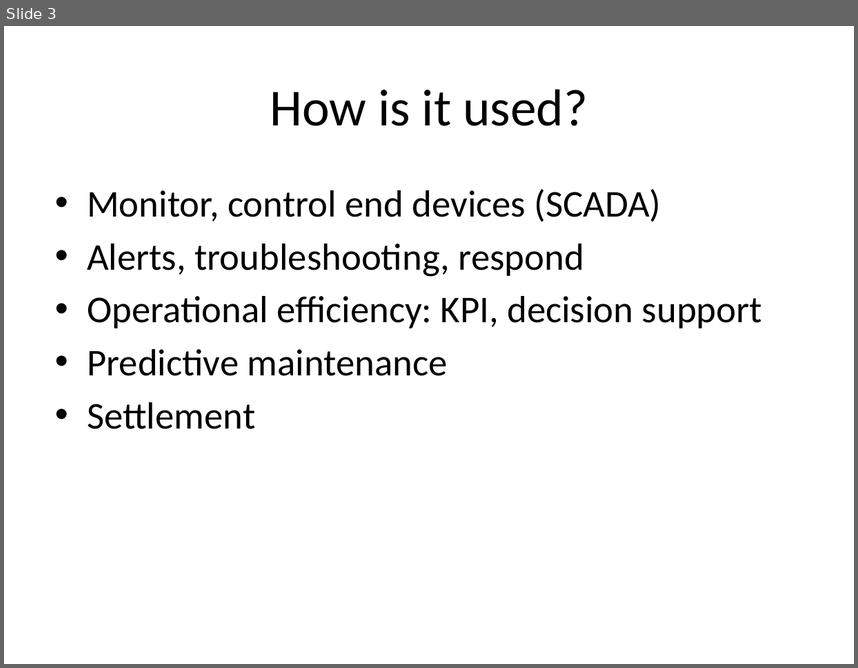
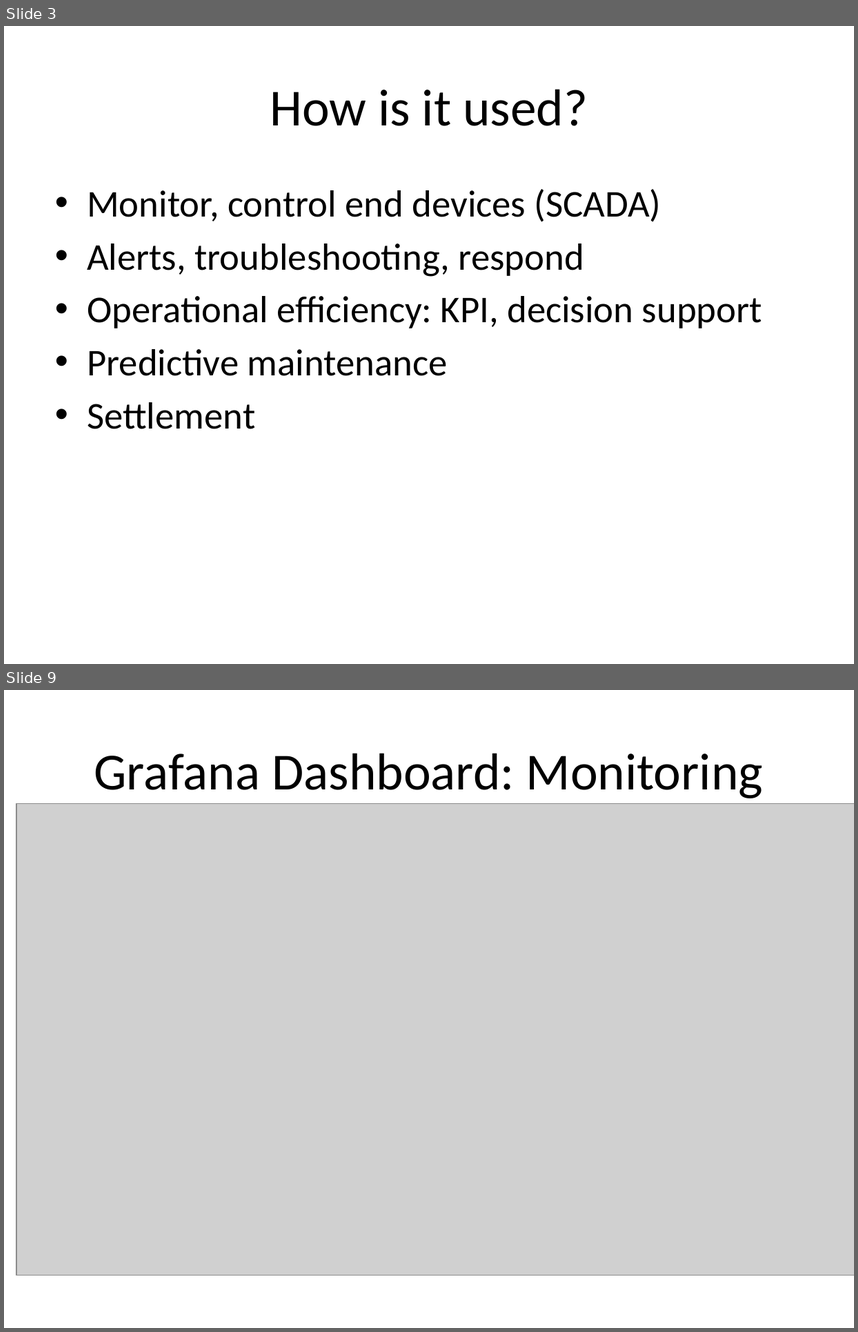
Before and after one commit to roygv/w251Final, a slide deck: Docs/AgI - Update.pptx. Shown one above the other, each under a label of ours: slide 3 before the commit, slides 3 and 9 after it; the slides between them are not shown. The pictures are 858x668 and 858x1332 pixels, drawn with LibreOffice and Linux fonts; fonts in the diff are those of the drawing; grey boxes stand for pictures. Boxes give left, top, right and bottom in pixels: in the first picture for what was removed or moved away, otherwise in the second. Text is boxed around its words. In the diff, an @@ line names an element or a change of style, - is before the commit and + after.

```diff
--- a/Docs/AgI - Update.pptx
+++ b/Docs/AgI - Update.pptx
@@ slide 9 added at (4,690,854,1328), background #FFFFFF @@
@@ title added at (94,753,763,798), 44 pt, text #000000 @@
+Grafana Dashboard: Monitoring
@@ picture added at (16,803,854,1275) @@
```
Also in this commit, not shown: 4 slides changed, 4 other slides added.
